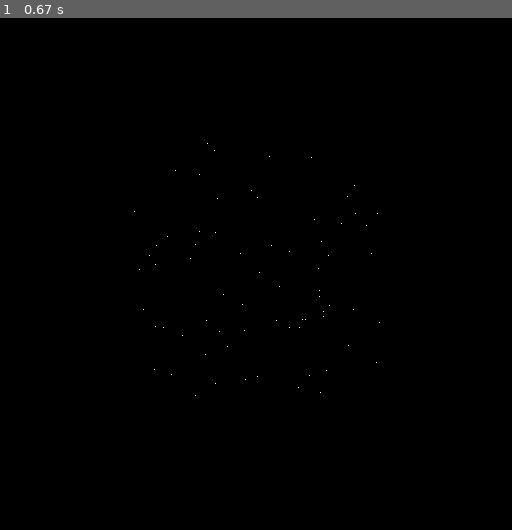
Above: before the commit, frame 1.
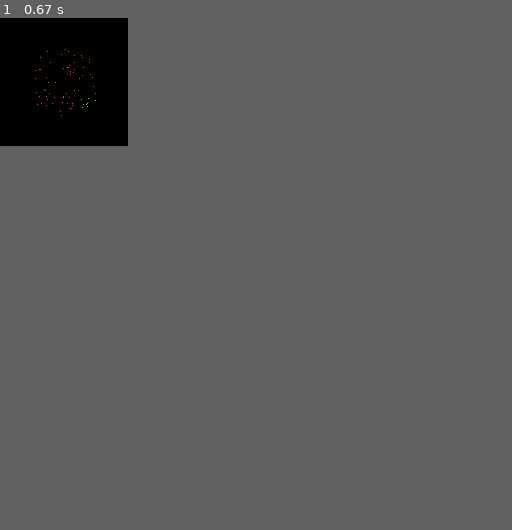
Above: after the commit, the same moment.

Repository: josuemj/Computer-Graphics
Game: pygame game, started from Raytracer2024/Raytracer2024.py
Same seed, same stepped clock (60 frames per second), same inputs: the game is played once before the commit and once after it.
Inputs:
- Up to frame 1 (0.67 s): no input
The window is 512x512 before the commit and 128x128 after it. Grey fills any space a smaller window leaves; there, only what the larger window draws over its background counts as a difference.

The runs differ from the first frame. In frame 1, less than 0.1% of the frame differs, in the area x 6-75%, y 6-74%.

Commit message:
rtx difuse implemented

Diff:
--- a/Raytracer2024/Raytracer2024.py
+++ b/Raytracer2024/Raytracer2024.py
@@ -4,19 +4,21 @@
 from pygame.locals import *
 from gl import RendererRT
 from figures import *
+from material import Material
 
-width = 512
-height = 512
+width = 128
+height = 128
 
 screen = pygame.display.set_mode((width, height), pygame.SCALED )
 clock = pygame.time.Clock()
 
 rt =  RendererRT(screen)
 
-rt.scene.append(Sphere([0, 0, -5], 1.5))
-rt.scene.append(Sphere([2, -2, -10], 1))
+brick = Material(difuse=[1,0.2, 0.2])
+grass = Material(difuse=[0.2, 1.0, 0.2])
 
-
+rt.scene.append(Sphere(position = [0, 0, -5], radius = 1.5 , material = brick))
+rt.scene.append(Sphere(position = [2, -2, -10], radius= 1, material = grass))
 
 
 rt.glRender()
--- a/Raytracer2024/figures.py
+++ b/Raytracer2024/figures.py
@@ -1,17 +1,19 @@
 import numpy as np
+from intercept import Intercept
 
 class Shape(object):
-    def __init__(self, position):
+    def __init__(self, position, material):
         self.position = position
+        self.material = material
         self.type = "None"
 
     def ray_intersect(self, orig, dir):
-        return False
+        return None
 
 
 class Sphere(Shape):
-    def __init__(self, position, radius):
-        super().__init__( position)
+    def __init__(self, position, radius, material):
+        super().__init__( position, material)
         self.radius = radius
         self.type = "Sphere"
 
@@ -22,7 +24,7 @@
         d = (np.linalg.norm(L) ** 2 - tca ** 2) ** 0.5
 
         if d > self.radius:
-            return False
+            return None
 
         thc = (self.radius ** 2 - d ** 2) ** 0.5
 
@@ -32,8 +34,14 @@
         if t0 < 0:
             t0 = t1
         if t0 < 0:
-            return False
+            return None
 
         # P = orig + dir * t0
         P = np.add(orig, np.multiply(dir, t0))
-        return True
+        normal = np.subtract(P, self.position)
+        normal /= np.linalg.norm(normal)
+        return Intercept(point = P,
+                         normal = normal,
+                         distance = t0,
+                         obj = self
+                         )
--- a/Raytracer2024/gl.py
+++ b/Raytracer2024/gl.py
@@ -132,16 +132,14 @@
 
 	def glCastRay(self, orig, direction):
 
-		intersect = False
+		intercept = None
+		hit = None
 
 		for obj in self.scene:
-
-			intersect = obj.ray_intersect(orig, direction)
-
-			if intersect:
-				break
-
-		return intersect
+			intercept = obj.ray_intersect(orig, direction)
+			if intercept != None:
+				hit = intercept
+		return hit
 
 
 	def glRender(self):
@@ -166,6 +164,9 @@
 				dir = [pX, pY, -self.nearPlane]
 				dir /= np.linalg.norm(dir)
 
-				if self.glCastRay(self.camera.translate, dir):
-					self.glPoint(x, y)
+				intercept = self.glCastRay(self.camera.translate, dir)
+
+				if intercept != None:
+					color = intercept.obj.material.GetSurfaceColor()
+					self.glPoint(x, y, color)
 					pygame.display.flip() # for checking each time
--- /dev/null
+++ b/Raytracer2024/intercept.py
@@ -0,0 +1,6 @@
+class Intercept(object):
+    def __init__(self, point, normal, distance, obj):
+        self.point = point
+        self.normal = normal
+        self.distance = distance
+        self.obj = obj
--- /dev/null
+++ b/Raytracer2024/material.py
@@ -0,0 +1,6 @@
+class Material(object):
+    def __init__(self, difuse):
+        self.difuse = difuse
+
+    def GetSurfaceColor(self):
+        return self.difuse
